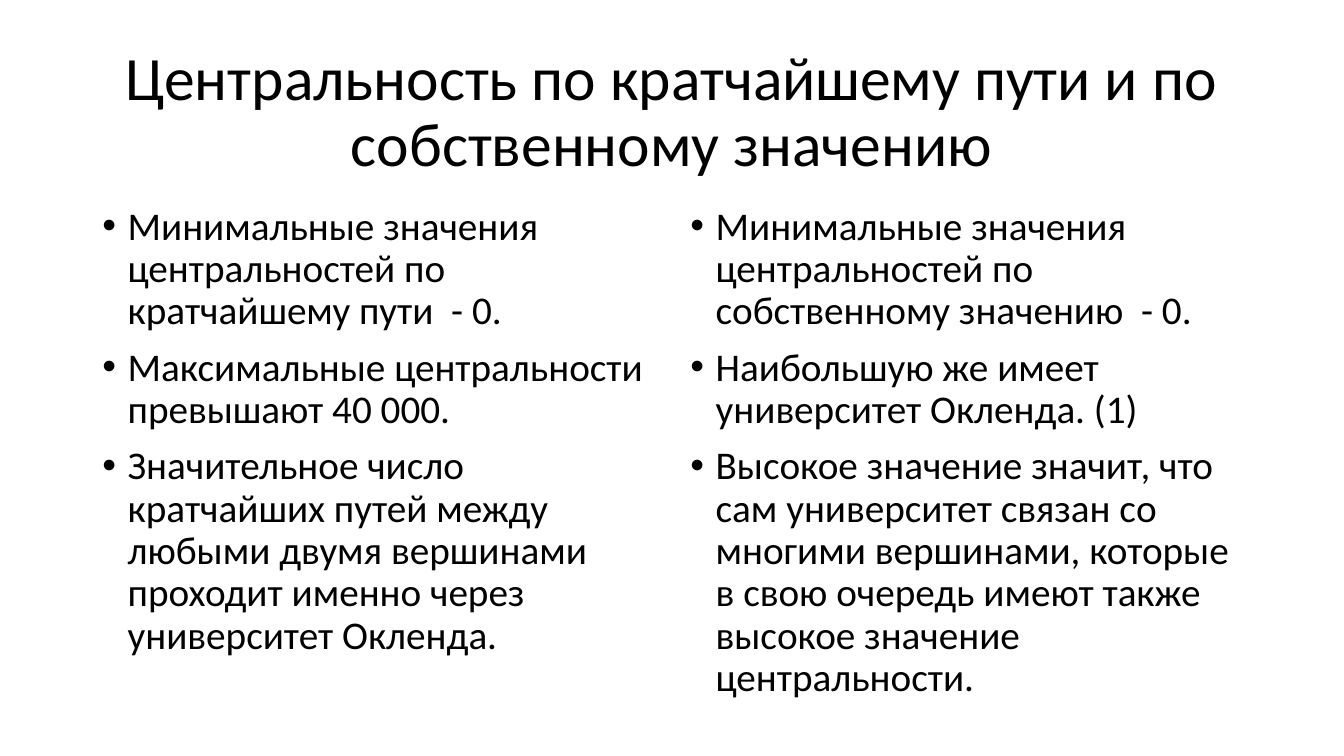
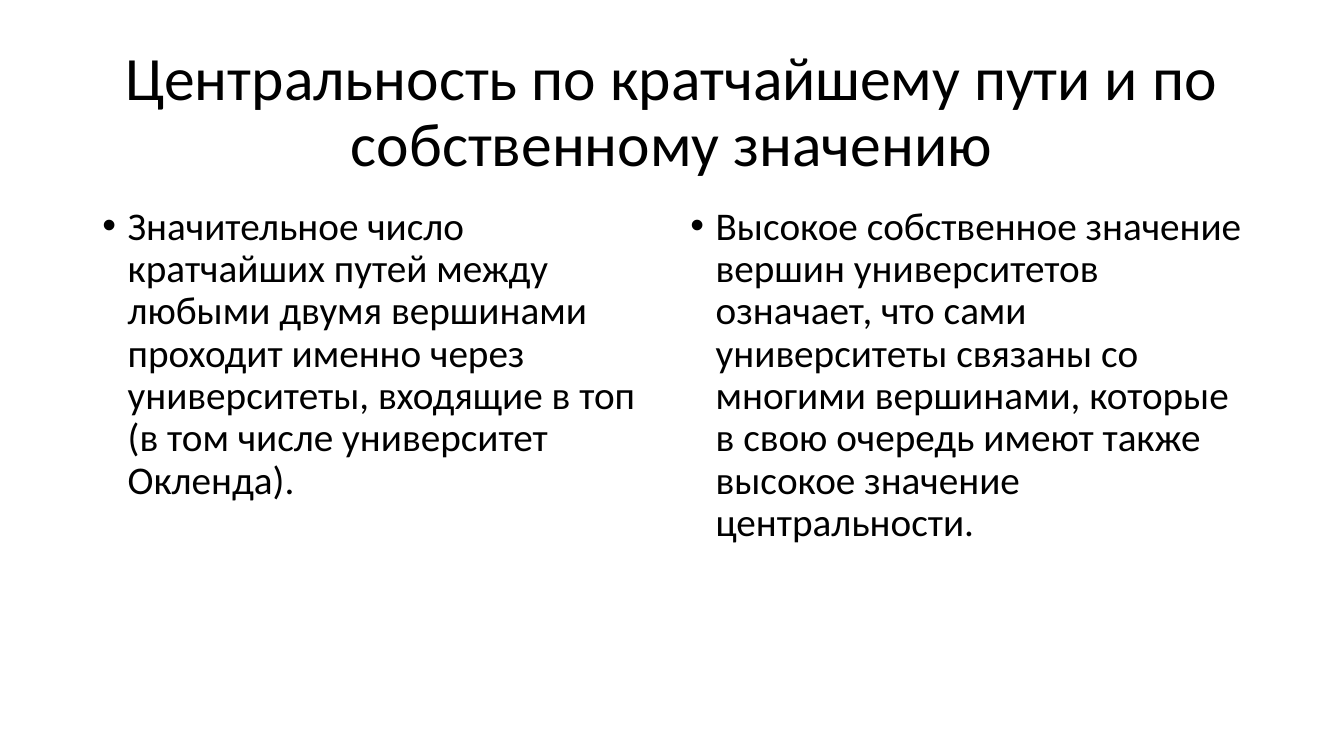
Before and after one commit to justniks/RProjects_EF, a slide deck: slide 18 of Networks/Issledovanie_nauchnogo_sotrudnichestva_v_Novoy_Zelandii.pptx (slide 20 before the commit). Drawn at 1344x756 pixels with LibreOffice and Linux fonts; fonts in the diff are those of the drawing. Boxes give left, top, right and bottom in pixels: in the first picture for what was removed or moved away, otherwise in the second. Text is boxed around its words. In the diff, an @@ line names an element or a change of style, - is before the commit and + after.

Commit message:
change presentation

```diff
--- a/Networks/Issledovanie_nauchnogo_sotrudnichestva_v_Novoy_Zelandii.pptx
+++ b/Networks/Issledovanie_nauchnogo_sotrudnichestva_v_Novoy_Zelandii.pptx
@@ text at bbox=[128, 214, 635, 501]: text changed @@
-• Минимальные значения центральностей по кратчайшему пути - 0.
-• Максимальные центральности превышают 40 000.
-• Значительное число кратчайших путей между любыми двумя вершинами проходит именно через университет Окленда.
+• Значительное число кратчайших путей между любыми двумя вершинами проходит именно через университеты, входящие в топ (в том числе университет Окленда).
@@ text at bbox=[716, 213, 1242, 543]: text changed @@
-• Минимальные значения центральностей по собственному значению - 0.
-• Наибольшую же имеет университет Окленда. (1)
-• Высокое значение значит, что сам университет связан со многими вершинами, которые в свою очередь имеют также высокое значение центральности.
+• Высокое собственное значение вершин университетов означает, что сами университеты связаны со многими вершинами, которые в свою очередь имеют также высокое значение центральности.
```
Also in this commit, not shown: 1 other slide changed, 2 slides removed, 1 other file.
